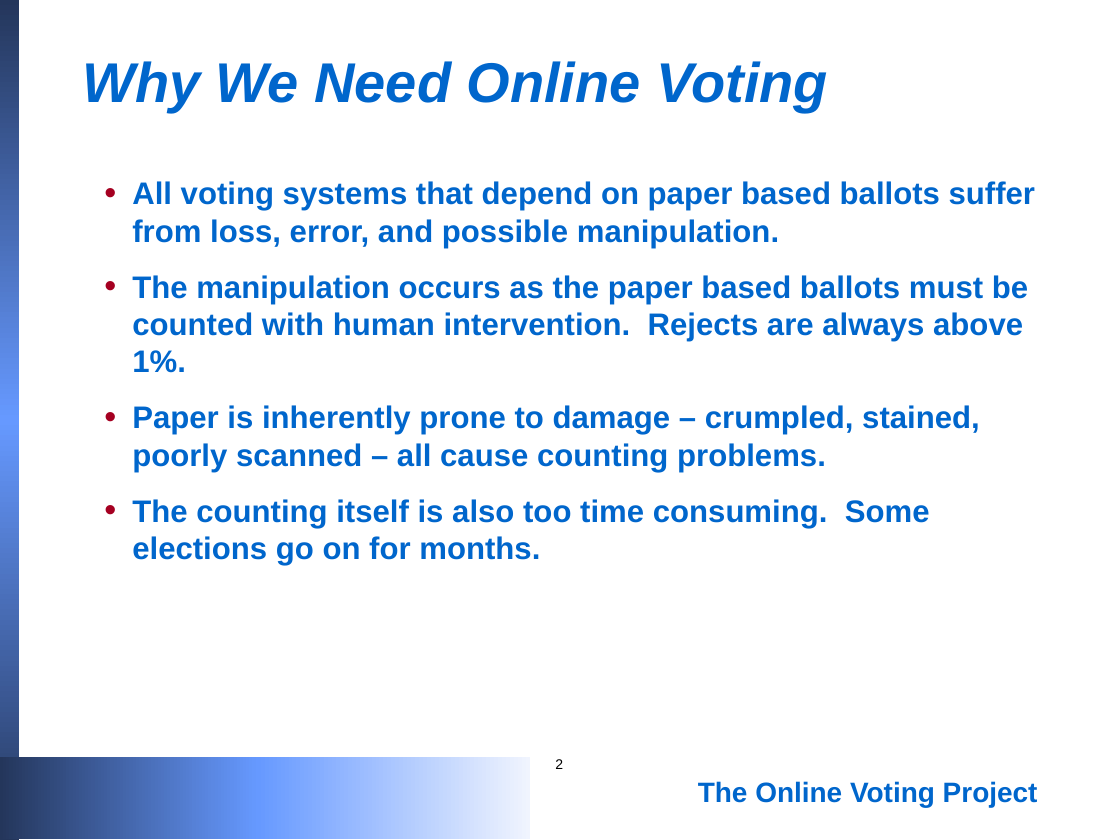
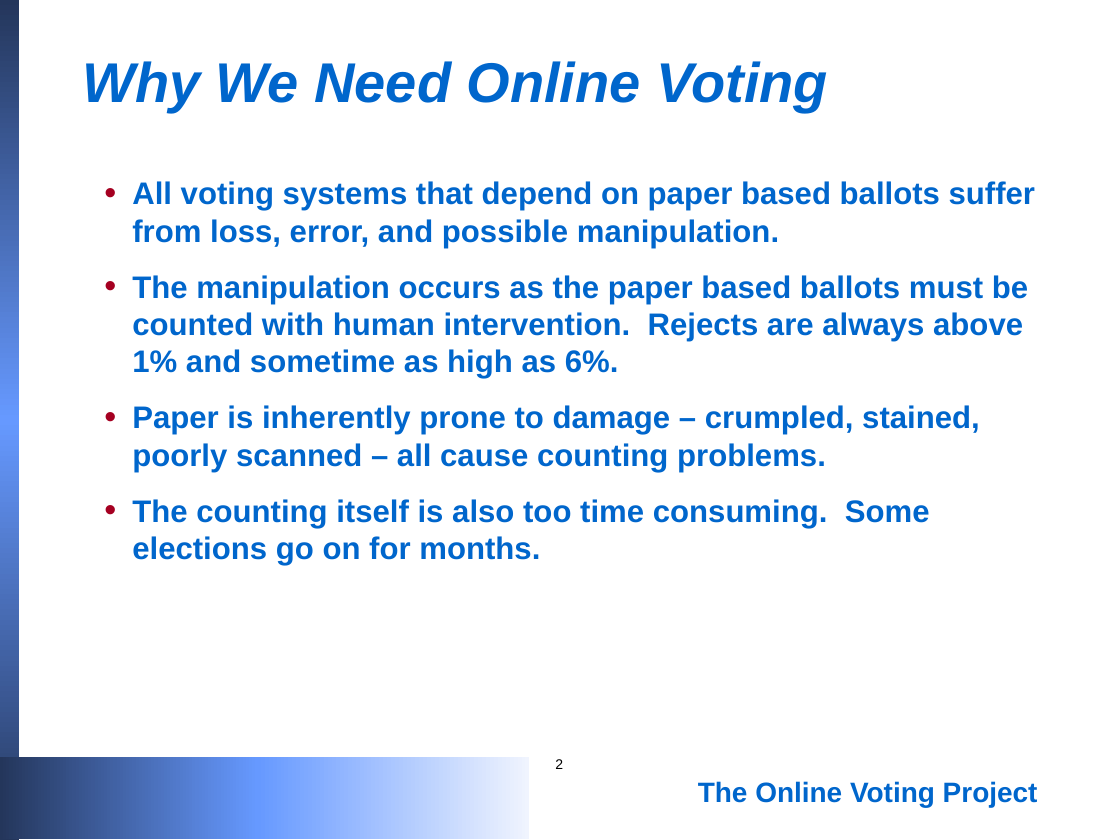
Before and after one commit to blewett/online-voting-prototype, a slide deck: slide 2 of voting.ppt. Drawn at 1120x840 pixels with LibreOffice and Linux fonts; fonts in the diff are those of the drawing. Boxes give left, top, right and bottom in pixels: in the first picture for what was removed or moved away, otherwise in the second. Text is boxed around its words. In the diff, an @@ line names an element or a change of style, - is before the commit and + after.

```diff
--- a/voting.ppt
+++ b/voting.ppt
@@ text at [132, 275, 1028, 379]: text changed @@
-• The manipulation occurs as the paper based ballots must be counted with human intervention. Rejects are always above 1%.
+• The manipulation occurs as the paper based ballots must be counted with human intervention. Rejects are always above 1% and sometime as high as 6%.
```
Also in this commit, not shown: 4 other slides changed, 1 other file.
